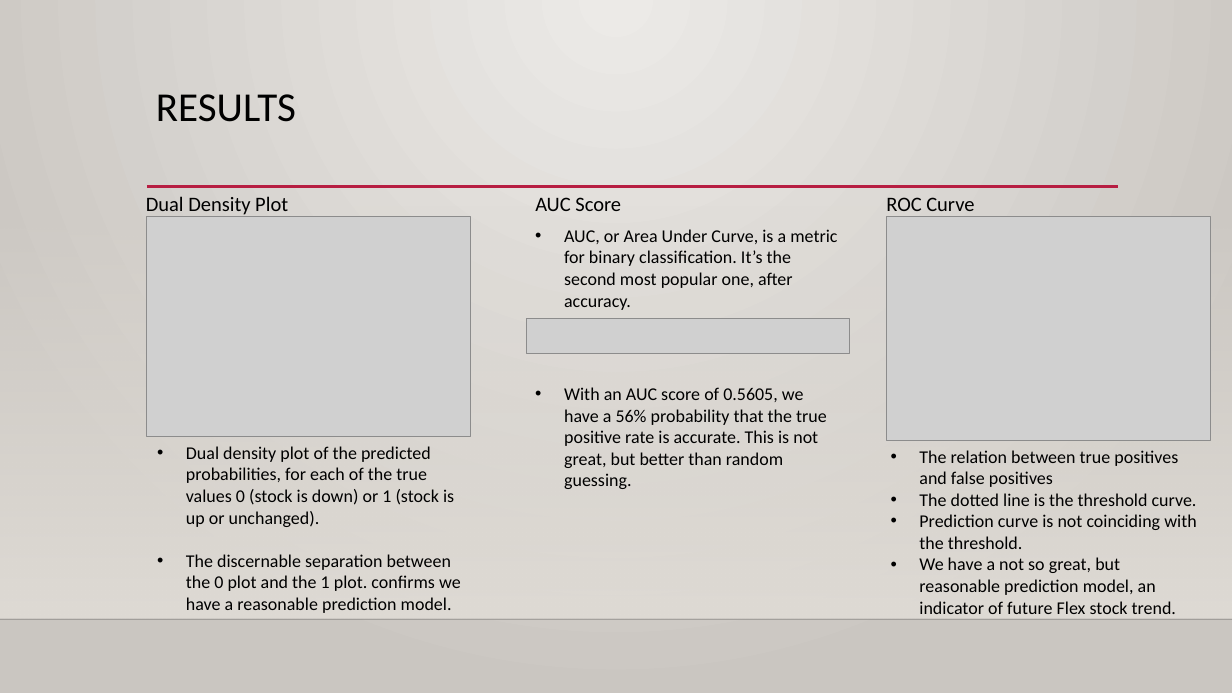
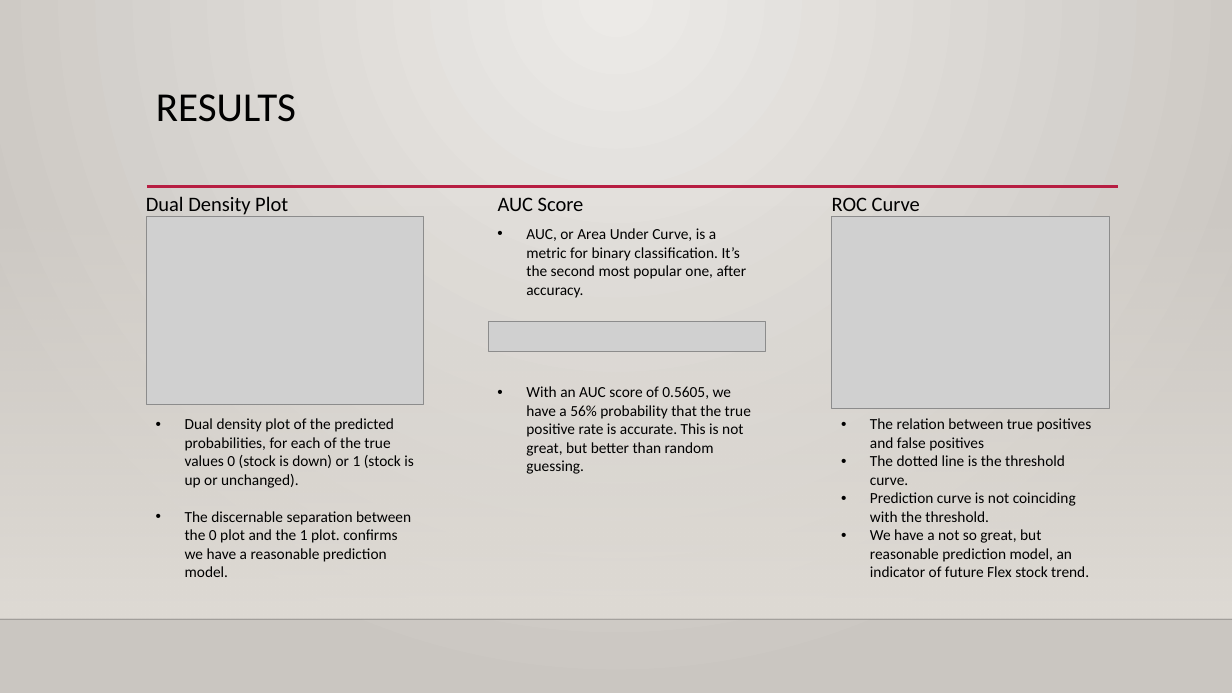
Before and after one commit to RaghuKowshik/Capstone_Proposal, a slide deck: slide 6 of Capstone_Slides_Raghu_Kowshik_20170125.pptx. Drawn at 1232x693 pixels with LibreOffice and Linux fonts; fonts in the diff are those of the drawing; grey boxes stand for pictures; background and template pictures are left out. Boxes give left, top, right and bottom in pixels: in the first picture for what was removed or moved away, otherwise in the second. Text is boxed around its words. In the diff, an @@ line names an element or a change of style, - is before the commit and + after.

Commit message:
Add files via upload
Updated slide 6. Fixed the text overflow.

```diff
--- a/Capstone_Slides_Raghu_Kowshik_20170125.pptx
+++ b/Capstone_Slides_Raghu_Kowshik_20170125.pptx
@@ text "AUC Score": place and size @@
-text "AUC Score" at [535,197,621,211]
+text "AUC Score" at [498,197,584,211]
@@ text "ROC Curve": place and size @@
-text "ROC Curve" at [886,197,974,217]
+text "ROC Curve" at [832,197,920,217]
@@ picture: place and size @@
-picture at [147,217,470,437]
+picture at [147,217,424,406]
@@ text "AUC, or Area Under Curve, ...": place and size @@
-text "AUC, or Area Under Curve, ..." at [564,229,837,310]
+text "AUC, or Area Under Curve, ..." at [526,228,747,298]
@@ picture: place and size @@
-picture at [887,217,1211,441]
+picture at [832,217,1109,409]
@@ picture: place and size @@
-picture at [526,319,849,353]
+picture at [489,322,766,351]
@@ text "With an AUC score of ...": place and size @@
-text "With an AUC score of ..." at [564,387,827,489]
+text "With an AUC score of ..." at [526,386,751,474]
@@ text "Dual density plot of the ...": place and size @@
-text "Dual density plot of the ..." at [186,446,461,613]
+text "Dual density plot of the ..." at [185,418,414,577]
@@ size 14 to 12 pt in 4 elements at [185,418,414,577], [526,228,747,298], [526,386,751,474], [870,418,1092,577] @@
@@ text "The relation between true positives ...": place and size @@
-text "The relation between true positives ..." at [919,450,1197,614]
+text "The relation between true positives ..." at [870,418,1092,577]
```
